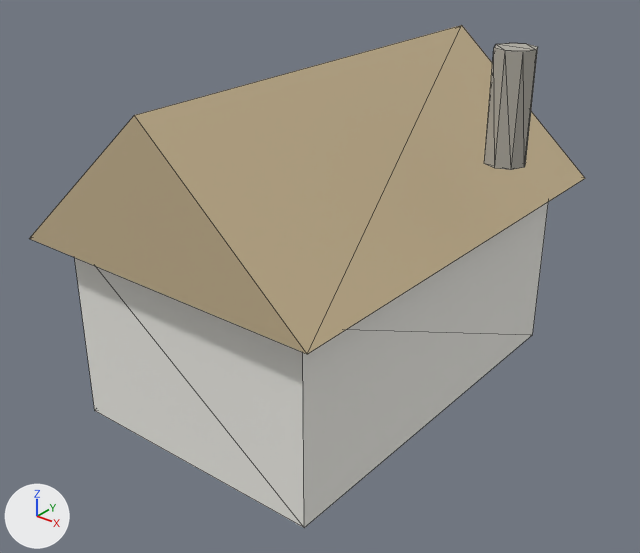
What one commit did to the glTF model assets/models/environment/temperate/CottageA.glb.
One viewpoint serves both versions: a 50 mm lens placed at (8.51, -10.91, 8.59), pointed at (0.16, -0.48, 2.12). Arrows for +X, +Y and +Z are at lower left; the lights stay in place. The picture after the commit comes second. Mesh edges are drawn as thin lines. Where no turn or scale is listed for an object, it has been applied to the vertices. Vertices at exactly the same position are counted once.

The first picture shows 'Chimney.001', 'Cottage', 'Cottage roof'.
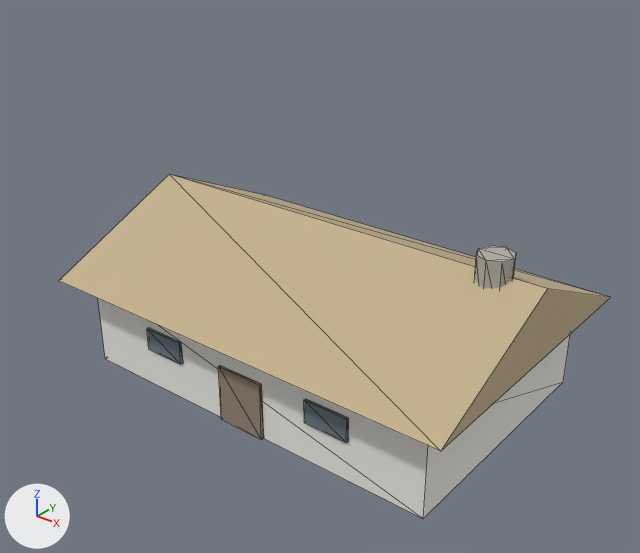
Where the newer file only moved an object's origin or applied its transform, the numbers keep the older frame.

What changed in the scene script:
```text
Change me_cylinder_048:
    used by ob_chimney_001; location = (3.1, 0.0, 5.4)
    remove me_cylinder_048.from_pydata(...)  # 16 vertices, 28 faces; spans x -0.3..0.3, y -0.3..0.3, z -0.8..0.8
    add me_cylinder_048.from_pydata(...)  # 16 vertices, 28 faces; spans x 2.8..3.4, y -0.3..0.3, z 2.37..3.2
    me_cylinder_048 part 1: the whole mesh is scaled about its middle by (1, 1, 0.516), then moved by (3.1, 0.0, 2.79)
Change me_cube_053:
    used by ob_cottage; location = (0.0, 0.0, 1.6)
    remove me_cube_053.from_pydata(...)  # 8 vertices, 12 faces; spans x -2.3..2.3, y -3.5..3.5, z -1.6..1.6
    add me_cube_053.from_pydata(...)  # 8 vertices, 12 faces; spans x -3.5..3.5, y -2.3..2.3, z -1.6..0.05
    me_cube_053 part 2
    me_cube_053.vertices[0].co: (2.3, -3.5, -1.6) -> (-3.5, -2.3, -1.6)  # pixel (304, 527) -> pixel (105, 358)
    me_cube_053.vertices[1].co: (2.3, -3.5, 1.6) -> (-3.5, -2.3, 0.05)
    me_cube_053.vertices[2].co: (-2.3, -3.5, -1.6) -> (-3.5, 2.3, -1.6)  # pixel (94, 410) -> not seen
    me_cube_053.vertices[3].co: (-2.3, -3.5, 1.6) -> (-3.5, 2.3, 0.05)
    me_cube_053.vertices[4].co: (2.3, 3.5, -1.6) -> (3.5, -2.3, -1.6)  # pixel (532, 334) -> pixel (423, 518)
    me_cube_053.vertices[5].co: (2.3, 3.5, 1.6) -> (3.5, -2.3, 0.05)
    me_cube_053.vertices[6].co: (-2.3, 3.5, -1.6) -> (3.5, 2.3, -1.6)  # not seen -> pixel (563, 381)
    me_cube_053.vertices[7].co: (-2.3, 3.5, 1.6) -> (3.5, 2.3, 0.05)
Change me_cottage_roof:
    used by ob_cottage_roof; location = (0.0, 0.0, 0.0)
    remove me_cottage_roof.from_pydata(...)  # 6 vertices, 6 faces; spans x -2.75..2.75, y -3.95..3.95, z 3.2..5.6
    add me_cottage_roof.from_pydata(...)  # 6 vertices, 6 faces; spans x -3.95..3.95, y -2.75..2.75, z 1.65..2.89
    me_cottage_roof part 3
    me_cottage_roof.vertices[0].co: (-2.75, -3.95, 3.2) -> (3.95, -2.75, 1.65)  # pixel (29, 238) -> pixel (440, 451)
    me_cottage_roof.vertices[1].co: (2.75, -3.95, 3.2) -> (3.95, 2.75, 1.65)  # pixel (307, 354) -> pixel (610, 297)
    me_cottage_roof.vertices[2].co: (2.75, 3.95, 3.2) -> (-3.95, 2.75, 1.65)  # pixel (585, 178) -> pixel (265, 195)
    me_cottage_roof.vertices[3].co: (-2.75, 3.95, 3.2) -> (-3.95, -2.75, 1.65)  # not seen -> pixel (58, 280)
    me_cottage_roof.vertices[4].co: (0.0, -3.95, 5.6) -> (3.95, 0.0, 2.89)  # pixel (134, 115) -> pixel (547, 288)
    me_cottage_roof.vertices[5].co: (0.0, 3.95, 5.6) -> (-3.95, 0.0, 2.89)  # pixel (461, 25) -> pixel (169, 174)
Change ob_chimney_001:
    ob_chimney_001.location: (3.1, 0.0, 5.4) -> (0.0, 0.0, 0.0)
```

Where the change shows, as pixel boxes [x1, y1, x2, y2] in the pictures (640 x 553 px):
'Cottage roof', reshaped (16% shorter)
    before: [29, 25, 585, 354]
    after: [59, 174, 611, 451]
'Cottage', reshaped
    before: [74, 202, 548, 528]
    after: [98, 299, 570, 519]
'Chimney.001', rescaled
    before: [484, 43, 538, 170]
    after: [474, 246, 516, 288]
'Door', unchanged, uncovered by the edit
    after: [218, 365, 263, 440]
